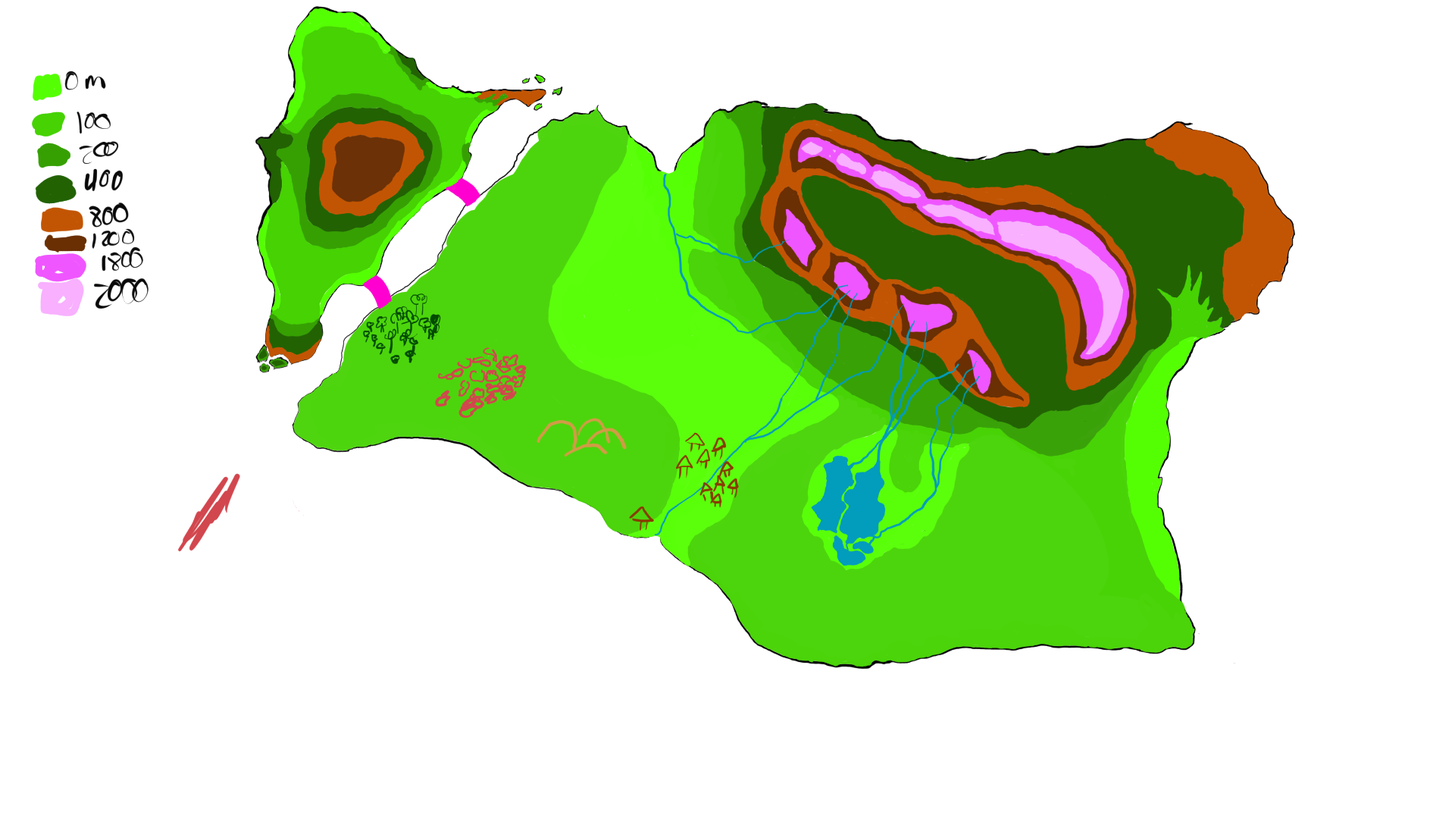
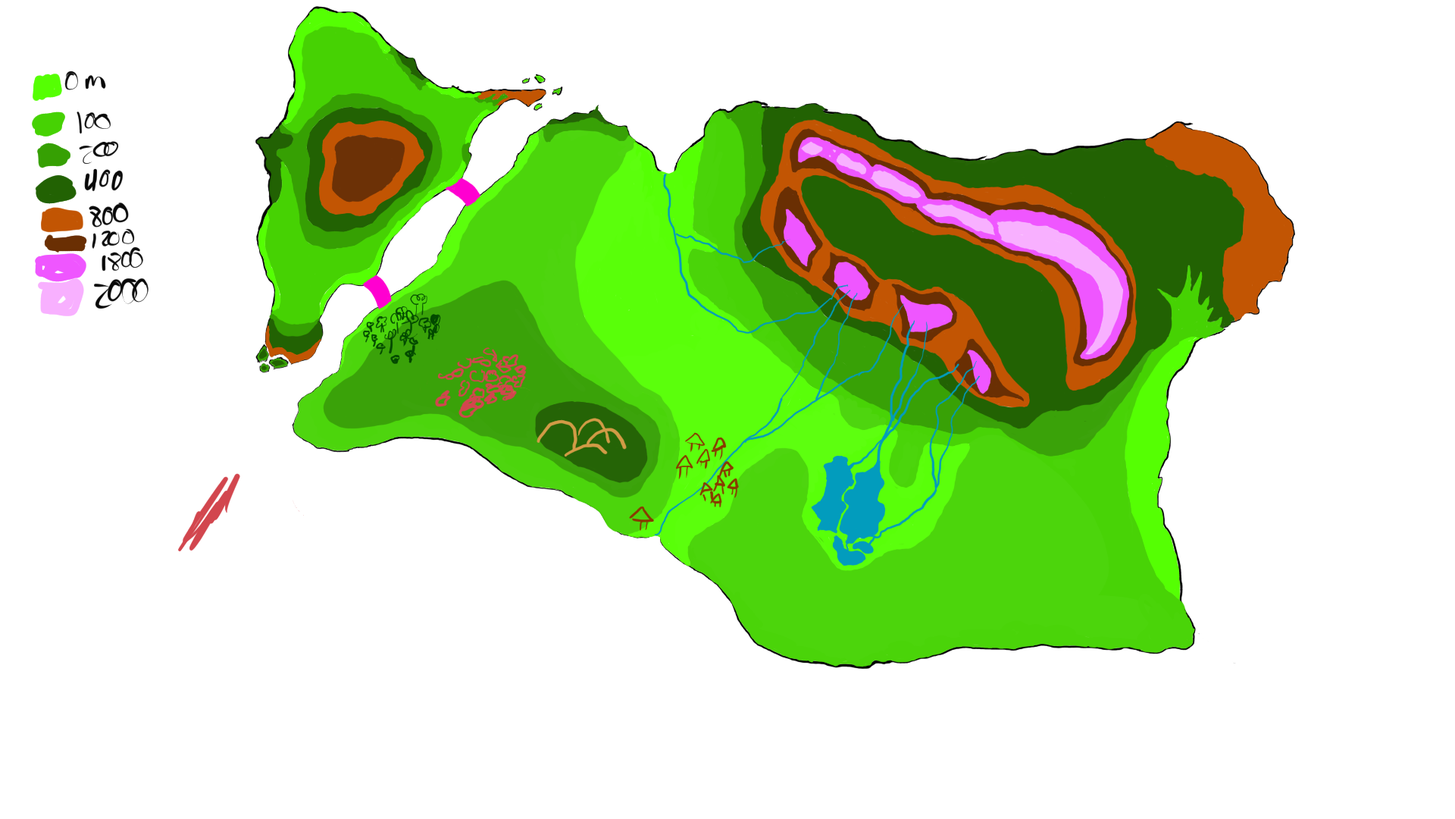
The second w=1455, h=819 image is a revision of the first. Changes to its layers:
painted on "Altitud" over [322, 105, 1147, 571]
